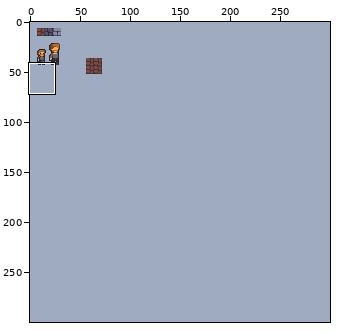
One commit to this pixel-art file: concepts.aseprite. Above, an overview of the earlier version with the close-up marked.
Close-up. First the earlier version:
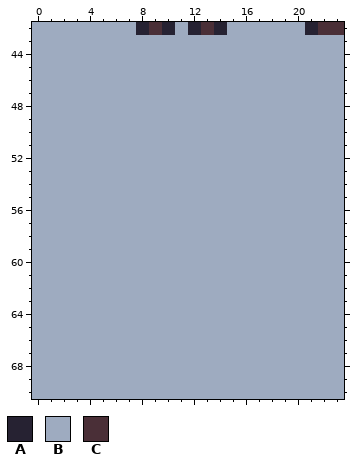
300x300 pixels, 1 frame. Colours within 5 levels of each other are drawn and written as one. Shown: x 0..23, y 42..70. The commit also changed other parts of the picture, which this record leaves out.
Visible layers, top first: "Layer 2", "Layer 1".
Palette (. is transparent): A #262232  B #9eabc0  C #4a2f37
Pixels before, first column x 0:
42 BBBBBBBBACABACABBBBBBACC
43 BBBBBBBBBBBBBBBBBBBBBBBB
44 BBBBBBBBBBBBBBBBBBBBBBBB
45 BBBBBBBBBBBBBBBBBBBBBBBB
46 BBBBBBBBBBBBBBBBBBBBBBBB
47 BBBBBBBBBBBBBBBBBBBBBBBB
48 BBBBBBBBBBBBBBBBBBBBBBBB
49 BBBBBBBBBBBBBBBBBBBBBBBB
50 BBBBBBBBBBBBBBBBBBBBBBBB
51 BBBBBBBBBBBBBBBBBBBBBBBB
52 BBBBBBBBBBBBBBBBBBBBBBBB
53 BBBBBBBBBBBBBBBBBBBBBBBB
54 BBBBBBBBBBBBBBBBBBBBBBBB
55 BBBBBBBBBBBBBBBBBBBBBBBB
56 BBBBBBBBBBBBBBBBBBBBBBBB
57 BBBBBBBBBBBBBBBBBBBBBBBB
58 BBBBBBBBBBBBBBBBBBBBBBBB
59 BBBBBBBBBBBBBBBBBBBBBBBB
60 BBBBBBBBBBBBBBBBBBBBBBBB
61 BBBBBBBBBBBBBBBBBBBBBBBB
62 BBBBBBBBBBBBBBBBBBBBBBBB
63 BBBBBBBBBBBBBBBBBBBBBBBB
64 BBBBBBBBBBBBBBBBBBBBBBBB
65 BBBBBBBBBBBBBBBBBBBBBBBB
66 BBBBBBBBBBBBBBBBBBBBBBBB
67 BBBBBBBBBBBBBBBBBBBBBBBB
68 BBBBBBBBBBBBBBBBBBBBBBBB
69 BBBBBBBBBBBBBBBBBBBBBBBB
70 BBBBBBBBBBBBBBBBBBBBBBBB
New version:
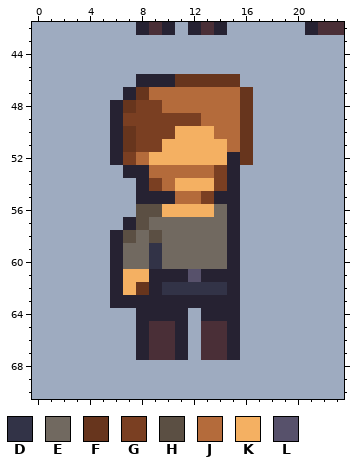
Colours new in this view: D #323347  E #716960  F #67351d  G #7a3f22  H #5b4f43  J #b46b3b  K #f4b062  L #57516b
What changed:
Layer "Layer 2":
Colour A replaces colour B in row 46 at x 8 to 10; in row 47 at x 7; in rows 48 to 51 at x 6; in row 52 at x 6 and 15; in row 53 at x 7 to 8 and 15; in row 54 at x 8 and 15.
Colour A replaces colour B in row 55 at x 8 to 10 and 14 to 15; in row 56 at x 15; in row 57 at x 7 and 15; in rows 58 to 60 at x 6 and 15; in row 61 at x 6, 9 to 11 and 13 to 15; in row 62 at x 6, 9 and 15.
Colour A replaces colour B in row 63 at x 6 to 15; in row 64 at x 8 to 11 and 13 to 15; in rows 65 to 67 at x 8, 11 and 15.
Colour C replaces colour B in rows 65 to 67 at x 9 to 10 and 13 to 14.
Colour D replaces colour B in rows 59 to 60 at x 9; in row 62 at x 10 to 14.
Colour E replaces colour B in row 56 at x 14; in row 57 at x 9 to 14; in row 58 at x 8 and 10 to 14; in rows 59 to 60 at x 7 to 8 and 10 to 14.
Colour F replaces colour B in row 46 at x 11 to 15; in row 47 at x 8 and 16; in row 48 at x 7 and 16; in row 49 at x 16; in rows 50 to 51 at x 7 and 16; in row 52 at x 16.
Colour F replaces colour B in row 62 at x 8.
Colour G replaces colour B in row 48 at x 8 to 9; in row 49 at x 7 to 12; in row 50 at x 8 to 10; in row 51 at x 8 to 9; in row 52 at x 7; in row 53 at x 14.
Colour G replaces colour B in row 54 at x 9 and 14; in row 55 at x 13.
Colour H replaces colour B in row 56 at x 8 to 9; in row 57 at x 8; in row 58 at x 7 and 9.
Colour J replaces colour B in row 47 at x 9 to 15; in row 48 at x 10 to 15; in row 49 at x 13 to 15; in row 50 at x 14 to 15; in row 51 at x 15; in row 52 at x 8.
Colour J replaces colour B in row 53 at x 9 to 13; in row 54 at x 10; in row 55 at x 11 to 12.
Colour K replaces colour B in row 50 at x 11 to 13; in row 51 at x 10 to 14; in row 52 at x 9 to 14; in row 54 at x 11 to 13; in row 56 at x 10 to 13; in row 61 at x 7 to 8.
Colour K replaces colour B in row 62 at x 7.
Colour L replaces colour B in row 61 at x 12.
Where, in picture pixels (left, top, right, bottom), the same in both close-ups:
changed: (110, 74, 253, 360)
